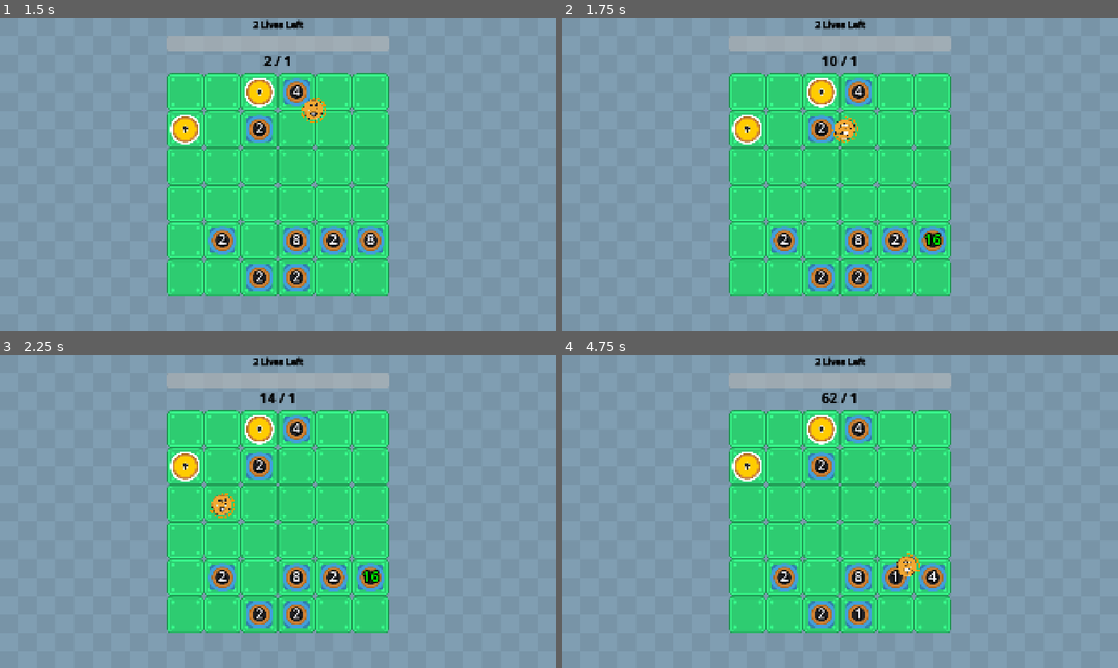
Above: before the commit, frames 1-4 (two rows, left to right).
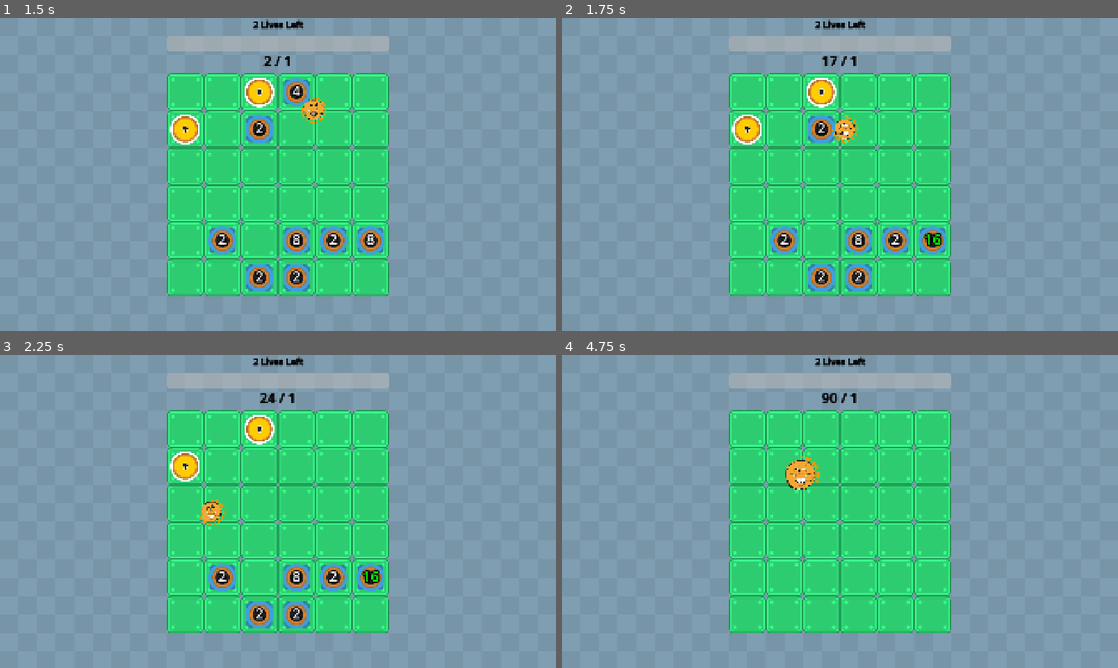
Above: after the commit, the same moments.

Repository: wanamelon/prototype_monorepo
Game: Godot game, scene res://source/bounce_main.tscn
The game is run twice, just before and just after one commit, with the same random seed, the same clock (stepped at 60 frames per second) and the same inputs. Sound files missing from this copy of the repository are replaced by a short silence.
Inputs:
- Up to frame 1 (1.5 s): no input
- Up to frame 2 (1.75 s): no input
- Up to frame 3 (2.25 s): no input
- Up to frame 4 (4.75 s): no input

Frame 1 is identical in both runs. In frame 2, 0.4% of the frame differs, in the area x 48-56%, y 12-29%; in frame 3, 1.2%; in frame 4, 4.6%, in the area x 30-70%, y 12-88%.

Commit message:
clamp damage

Diff:
--- a/roller/source/item/item_system.gd
+++ b/roller/source/item/item_system.gd
@@ -235,7 +235,7 @@
 		for param in params():
 			param.reset()
 		for effect in status_effects:
-			effect.modifier.call(effect, self)
+			effect.param_modifier.call(effect, self)
 		for param in params():
 			param.constrain()
 
@@ -275,12 +275,12 @@
 	var id: StatusEffectId
 	var intensity: float
 	var duration_sec: float
-	var modifier: Callable # func(statuseffect, item) -> void: modifies item's exposed ItemParams
-	func _init(id: StatusEffectId, intensity: float, duration_sec: float, modifier: Callable = func(s, i): return):
+	var param_modifier: Callable # func(statuseffect, item) -> void: modifies item's exposed ItemParams
+	func _init(id: StatusEffectId, intensity: float, duration_sec: float, param_modifier: Callable = func(s, i): return):
 		self.id = id
 		self.intensity = intensity
 		self.duration_sec = duration_sec
-		self.modifier = modifier
+		self.param_modifier = param_modifier
 
 class Impulse extends ItemEvent:
 	var force: Vector2
--- a/roller/source/item/more_damage.gd
+++ b/roller/source/item/more_damage.gd
@@ -5,7 +5,7 @@
 		if item is Roller:
 			# TODO: Less boilerplate?
 			var buff_damage: Callable = func(s: StatusEffect, i: ItemSystem.Item):
-				for param: ItemParam in Utils.filter(i.params(), func(p:ItemParam): p.tags.has_all_tags(Tag.P_DAMAGE)):
+				for param: ItemParam in Utils.filter(i.params(), func(p:ItemParam): return p.tags.has_all_tags(Tag.P_DAMAGE)):
 					param.current.value += int(s.intensity)
 			_add_event(ItemSystem.AddStatusEffect.new(
 				ItemSystem.StatusEffect.new(ItemSystem.StatusEffectId.DAMAGE_BUFF, 5, 0, buff_damage), item))
--- a/roller/source/item/roller.gd
+++ b/roller/source/item/roller.gd
@@ -7,7 +7,7 @@
 @onready var _original_progress_scale: Vector2 = $Progress/TextureProgressBar.scale
 @onready var _original_hitbox_radius: float = $Hitbox/CollisionShape2D.shape.radius
 # TODO: belong inside character body?
-var _damage := ItemParam.create(1, Tags.of(Tag.P_DAMAGE))
+var _damage := ItemParam.create(1, Tags.of(Tag.P_DAMAGE), ItemParam.clamped(0, 8))
 var _speed: float = 400.0
 var _bounce_count: int = 0
 var _velocity: Vector2
Not shown, changed: roller/dev_notes.md
